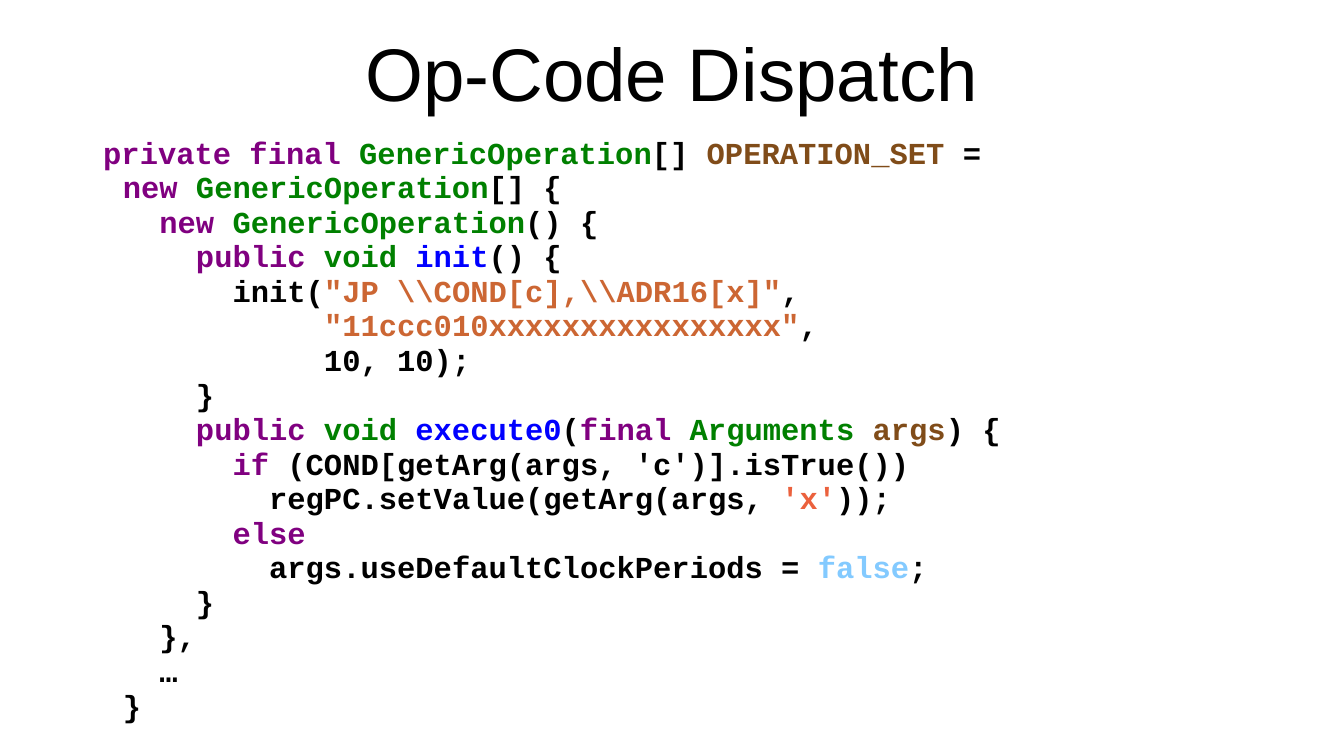
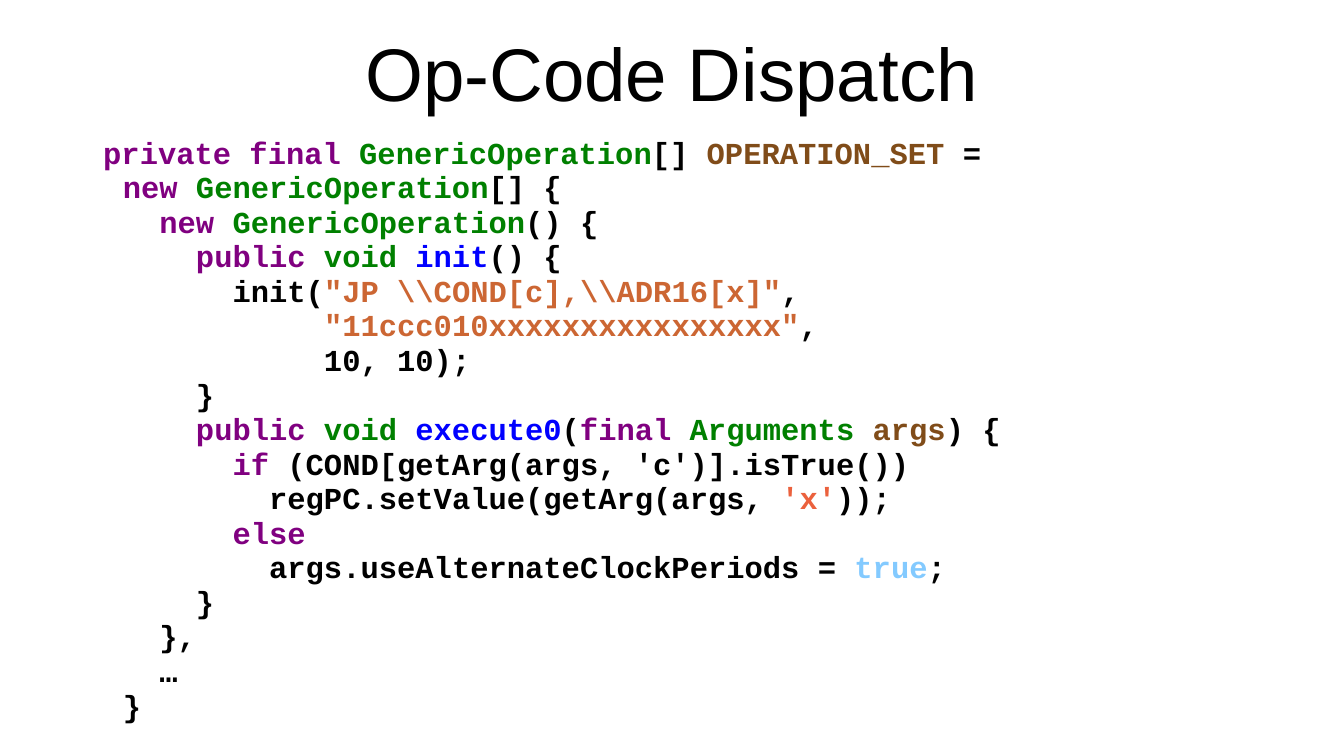
Before and after one commit to soundpaint/VZ200-Emulator, a slide deck: slide 8 of doc/talk-gpn19/slides-talk-gpn19.odp. Drawn at 1344x756 pixels with LibreOffice and Linux fonts; fonts in the diff are those of the drawing. Boxes give left, top, right and bottom in pixels: in the first picture for what was removed or moved away, otherwise in the second. Text is boxed around its words. In the diff, an @@ line names an element or a change of style, - is before the commit and + after.

Commit message:
Update GPN19 Slides
Minor corrections:
* Fix font in OpCode table.
* Remove duplicate slide.
* Rename Boolean flag for alternate cycles.

```diff
--- a/doc/talk-gpn19/slides-talk-gpn19.odp
+++ b/doc/talk-gpn19/slides-talk-gpn19.odp
@@ table at bbox=[74, 130, 1284, 756] @@
@@ row 1, column 1: "private final GenericOperation[] OPERATION_SET = / new GenericOperation[] { / new GenericOperation() { / public void init() { / init("JP \\COND[c],\\ADR16[x]", / "11ccc010xxxxxxxxxxxxxxxx", / 10, 10); / } / public void execute0(final Arguments args) { / if (COND[getArg(args, 'c')].isTrue()) / regPC.setValue(getArg(args, 'x')); / else / args.useDefaultClockPeriods = false; / } / }, / … / }" to "private final GenericOperation[] OPERATION_SET = / new GenericOperation[] { / new GenericOperation() { / public void init() { / init("JP \\COND[c],\\ADR16[x]", / "11ccc010xxxxxxxxxxxxxxxx", / 10, 10); / } / public void execute0(final Arguments args) { / if (COND[getArg(args, 'c')].isTrue()) / regPC.setValue(getArg(args, 'x')); / else / args.useAlternateClockPeriods = true; / } / }, / … / }" @@
```
Also in this commit, not shown: 8 other slides changed, 1 slide removed.
